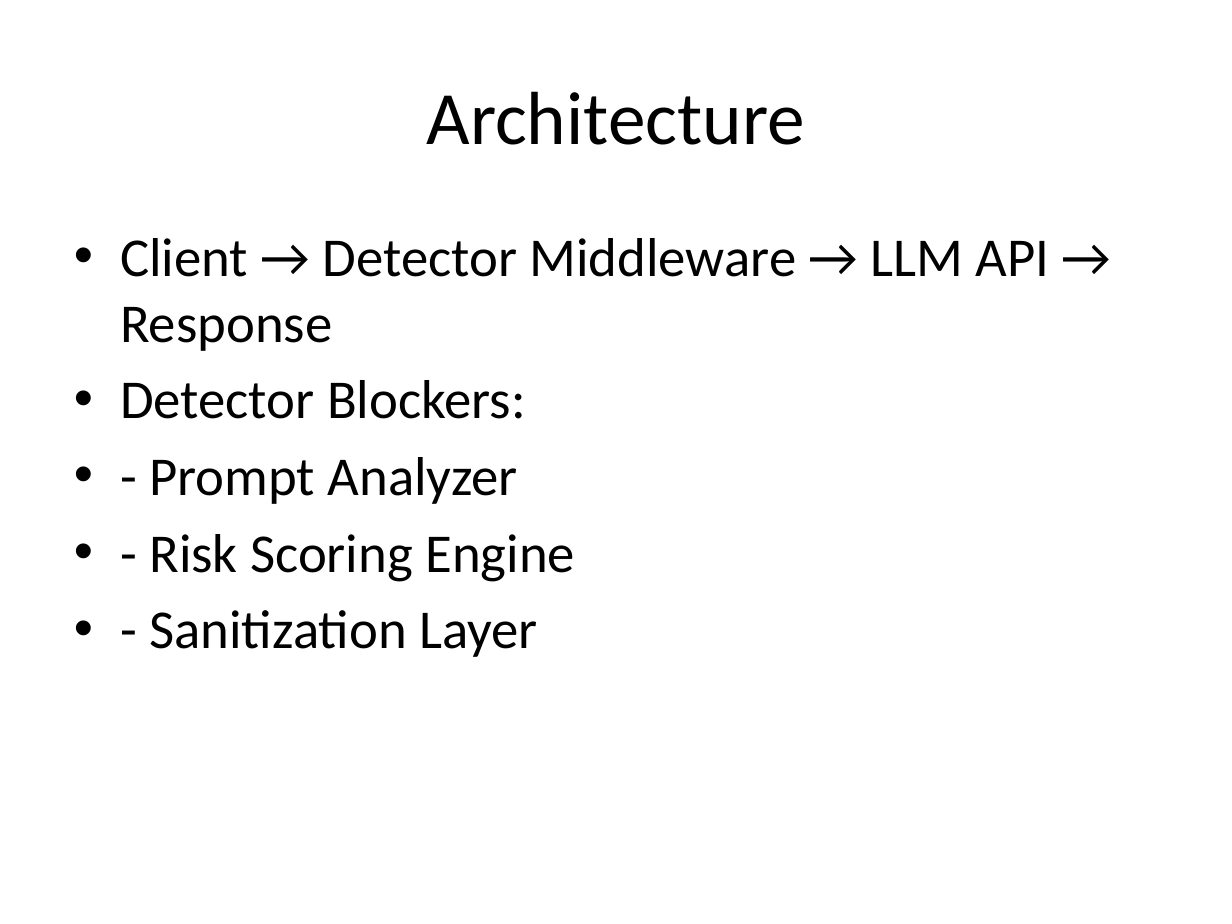
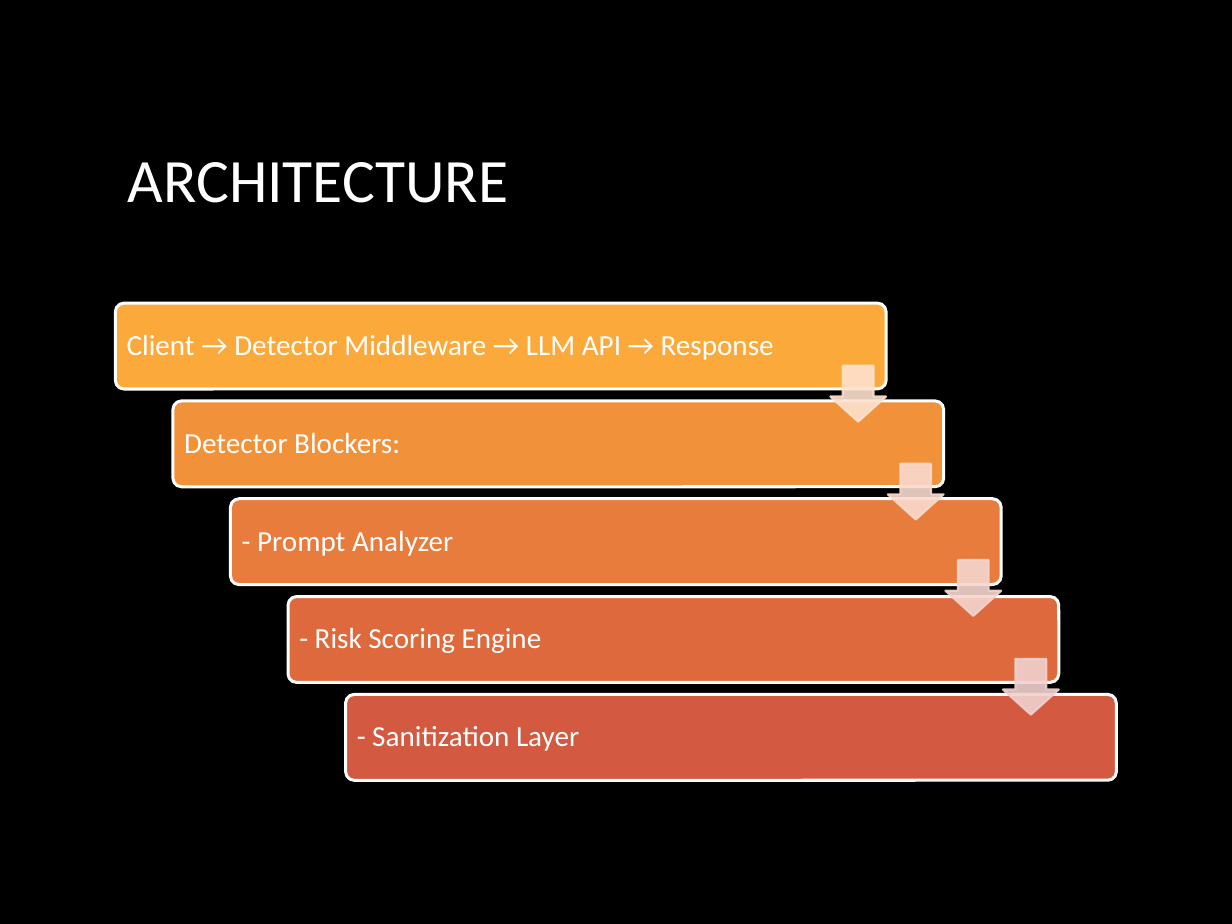
Before and after one commit to NguiWeily/Prompt-Injection-Detector, a slide deck: slide 7 of Adversarial_Prompt_Injection_Detector_Pitch.pptx. Drawn at 1232x924 pixels with LibreOffice and Linux fonts; fonts in the diff are those of the drawing; background and template pictures are left out. Boxes give left, top, right and bottom in pixels: in the first picture for what was removed or moved away, otherwise in the second. Text is boxed around its words. In the diff, an @@ line names an element or a change of style, - is before the commit and + after.

```diff
--- a/Adversarial_Prompt_Injection_Detector_Pitch.pptx
+++ b/Adversarial_Prompt_Injection_Detector_Pitch.pptx
@@ background #FFFFFF to picture (left out) @@
@@ rectangle added at [0,0,1232,924], fill #000000 @@
@@ title at [128,162,509,203]: text changed; size 44 to 36 pt; text colour #000000 to #FFFFFF @@
-Architecture
+ARCHITECTURE
@@ text removed at [120,238,1050,657] @@
-• Client → Detector Middleware → LLM API → Response
-• Detector Blockers:
-• - Prompt Analyzer
-• - Risk Scoring Engine
-• - Sanitization Layer
@@ group added at [116,303,1116,781]: 5 rounded rectangles, 5 texts, 4 down arrows @@
+Client → Detector Middleware → LLM API → Response
+Detector Blockers:
+- Prompt Analyzer
+- Risk Scoring Engine
+- Sanitization Layer
@@ group added at [0,0,1212,924]: 14 freeform shapes, 3 rectangles @@
```
Also in this commit, not shown: 8 other slides changed, 1 slide added, 1 slide removed, 3 other files.
